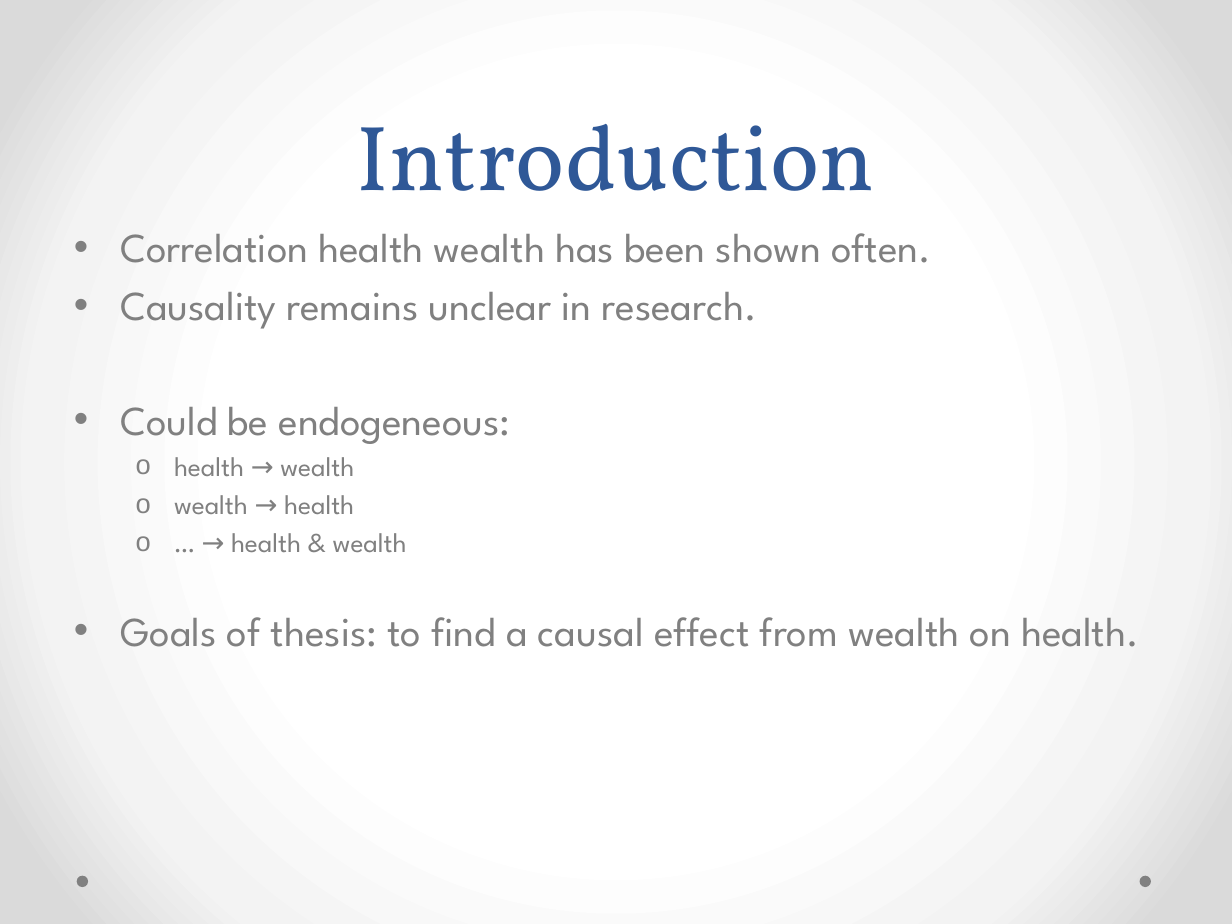
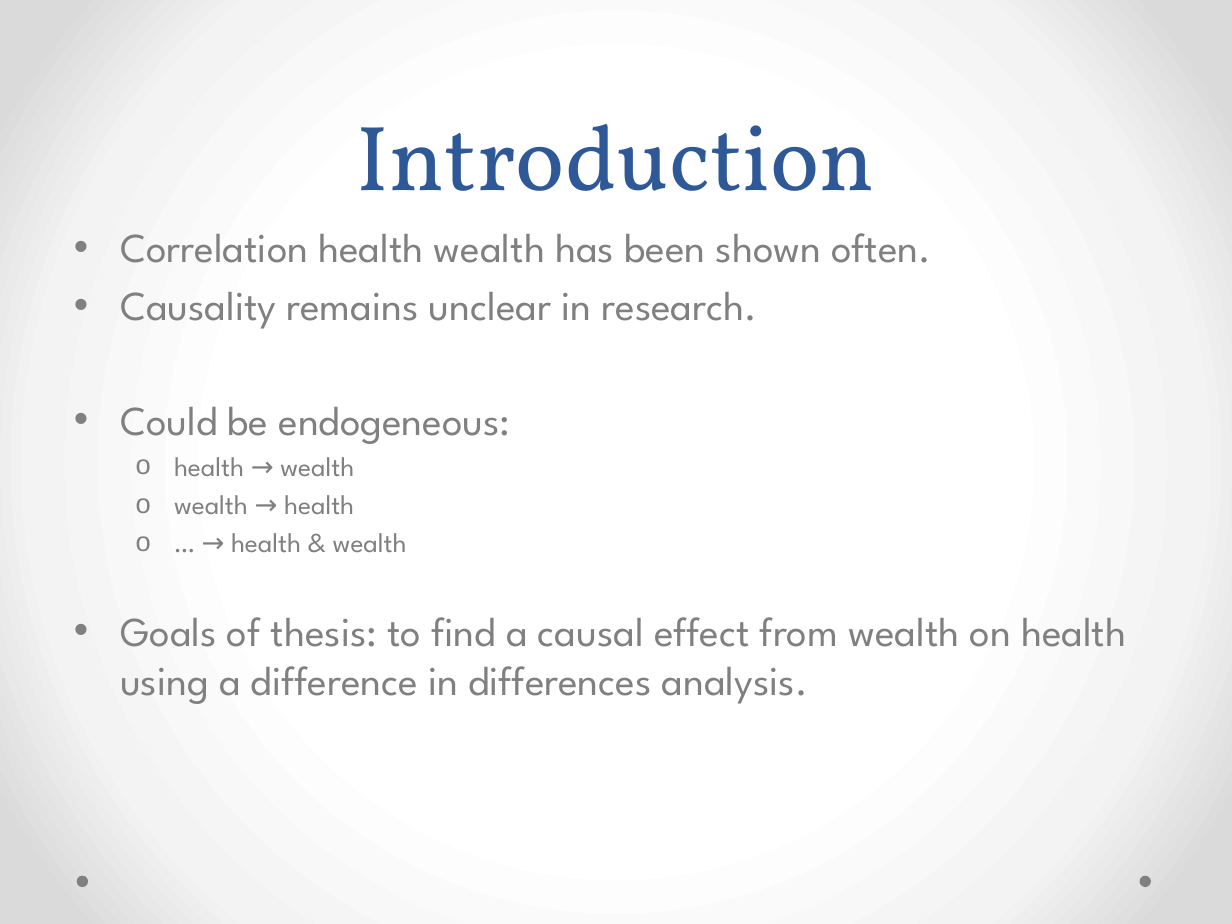
Before and after one commit to NielsvanOpstal/wealthy-healthy, a slide deck: slide 2 of presentation/presentatie.pptx. Drawn at 1232x924 pixels with LibreOffice and Linux fonts; fonts in the diff are those of the drawing. Boxes give left, top, right and bottom in pixels: in the first picture for what was removed or moved away, otherwise in the second. Text is boxed around its words. In the diff, an @@ line names an element or a change of style, - is before the commit and + after.

```diff
--- a/presentation/presentatie.pptx
+++ b/presentation/presentatie.pptx
@@ text at [120,617,1126,704]: text changed @@
-• Goals of thesis: to find a causal effect from wealth on health.
+• Goals of thesis: to find a causal effect from wealth on health using a difference in differences analysis.
```
Also in this commit, not shown: 3 other slides changed, 2 slides added, 1 other file.
